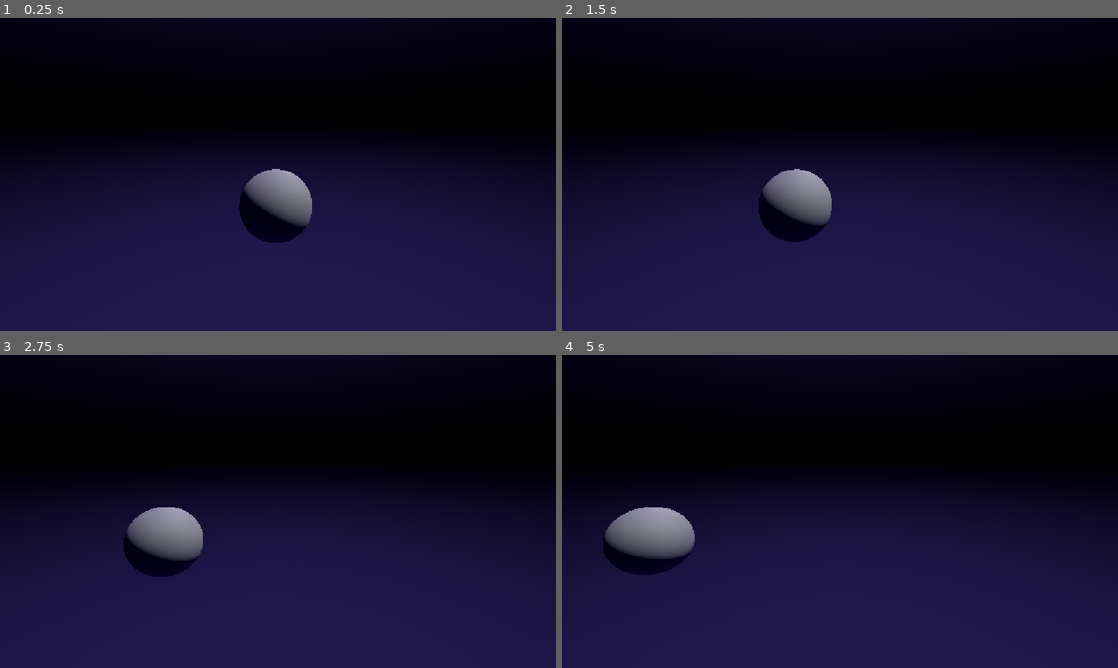
Above: before the commit, frames 1-4 (two rows, left to right).
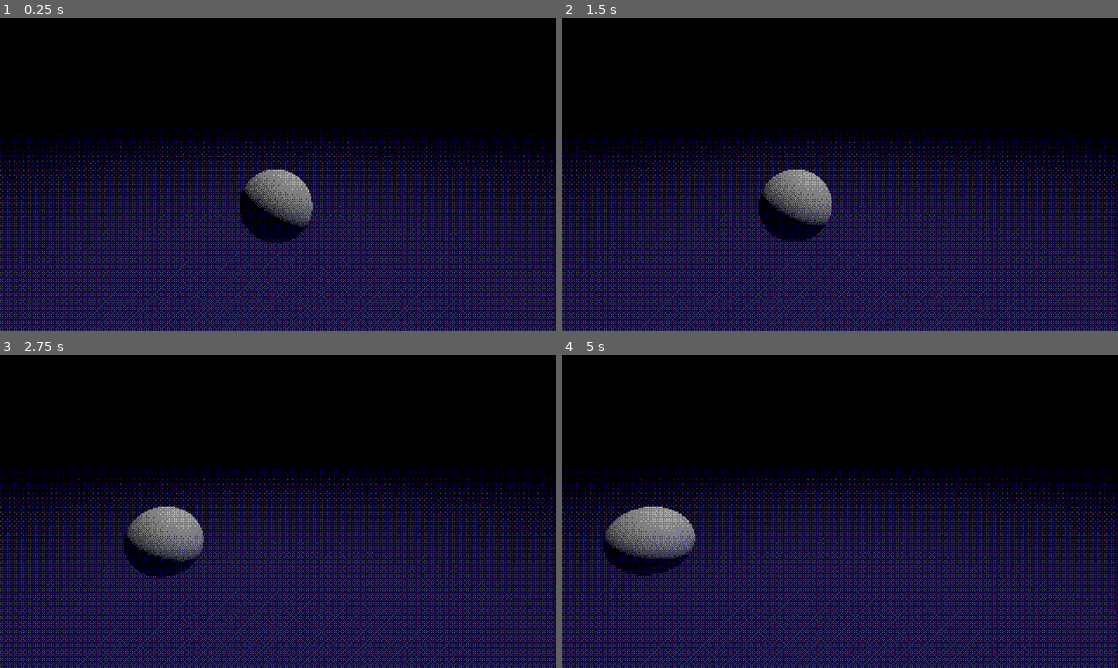
Above: after the commit, the same moments.

Repository: diejor/little-world-eater
Game: Godot game, scene res://scenes/main.tscn
Two runs of this game, one before a commit and one after it. Both use one fixed random seed, a clock stepped at 60 frames per second and the inputs below.
Inputs:
- Up to frame 1 (0.25 s): no input
- Up to frame 2 (1.5 s): no input
- Up to frame 3 (2.75 s): no input
- Up to frame 4 (5 s): no input

The runs differ from the first frame. In frame 1, 55% of the frame differs, in the area x 0-100%, y 0-100%; in frame 2, 55%; in frame 3, 56%; in frame 4, 56%.

Commit message:
ditheringgg

Diff:
--- a/project.godot
+++ b/project.godot
@@ -17,7 +17,11 @@
 
 [display]
 
-window/stretch/mode="canvas_items"
+window/size/viewport_width=480
+window/size/viewport_height=270
+window/size/window_width_override=1280
+window/size/window_height_override=720
+window/stretch/mode="viewport"
 window/stretch/aspect="expand"
 
 [editor_plugins]
--- a/scenes/main.tscn
+++ b/scenes/main.tscn
@@ -1,7 +1,9 @@
 [gd_scene format=3 uid="uid://o77fmum70w4b"]
 
+[ext_resource type="Shader" uid="uid://d3yg7r1gtoshf" path="res://shaders/dither.gdshader" id="1_dither"]
+
 [sub_resource type="ProceduralSkyMaterial" id="ProceduralSkyMaterial_o5qli"]
-sky_top_color = Color(0.13333334, 0.105882354, 0.29803923, 1)
+sky_top_color = Color(0, 0, 0, 1)
 sky_horizon_color = Color(0, 0, 0, 1)
 sky_curve = 0.47568676
 ground_bottom_color = Color(0.13333334, 0.105882354, 0.29803923, 1)
@@ -14,6 +16,17 @@
 [sub_resource type="Environment" id="Environment_0wfyh"]
 background_mode = 2
 sky = SubResource("Sky_o5qli")
+
+[sub_resource type="ShaderMaterial" id="ShaderMaterial_dither"]
+render_priority = 0
+shader = ExtResource("1_dither")
+shader_parameter/dither_repeat = 1.0
+shader_parameter/dither_strength = 1.0
+shader_parameter/color_levels = 4.0
+
+[sub_resource type="QuadMesh" id="QuadMesh_dither"]
+material = SubResource("ShaderMaterial_dither")
+size = Vector2(2, 2)
 
 [sub_resource type="Animation" id="Animation_sgp6g"]
 resource_name = "GLIDE"
@@ -67,6 +80,10 @@
 [node name="Camera3D" type="Camera3D" parent="." unique_id=1079991752]
 transform = Transform3D(0.7055845, -0.19223587, 0.6820527, 0, 0.9625005, 0.27127987, -0.70862573, -0.19141085, 0.67912555, 1.8547239, 1.179728, 1.8353326)
 
+[node name="PostProcessing" type="MeshInstance3D" parent="Camera3D" unique_id=1475329074]
+extra_cull_margin = 16000.0
+mesh = SubResource("QuadMesh_dither")
+
 [node name="AnimationPlayer" type="AnimationPlayer" parent="." unique_id=34647121]
 root_node = NodePath("../Camera3D")
 libraries/ = SubResource("AnimationLibrary_0wfyh")
--- /dev/null
+++ b/shaders/dither.gdshader
@@ -0,0 +1,27 @@
+shader_type spatial;
+render_mode unshaded, cull_disabled;
+
+uniform sampler2D screen_texture : source_color, hint_screen_texture, filter_nearest;
+uniform float dither_repeat = 1.0;
+uniform float dither_strength = 1.0;
+uniform float color_levels = 4.0;
+
+const float bayer[16] = float[](
+	0.0 / 16.0, 8.0 / 16.0, 2.0 / 16.0, 10.0 / 16.0,
+	12.0 / 16.0, 4.0 / 16.0, 14.0 / 16.0, 6.0 / 16.0,
+	3.0 / 16.0, 11.0 / 16.0, 1.0 / 16.0, 9.0 / 16.0,
+	15.0 / 16.0, 7.0 / 16.0, 13.0 / 16.0, 5.0 / 16.0
+);
+
+void vertex() {
+	POSITION = vec4(VERTEX.xy, 1.0, 1.0);
+}
+
+void fragment() {
+	vec3 color_in = texture(screen_texture, SCREEN_UV).rgb;
+	vec2 pixel_coord = SCREEN_UV * VIEWPORT_SIZE / dither_repeat;
+	int x = int(mod(pixel_coord.x, 4.0));
+	int y = int(mod(pixel_coord.y, 4.0));
+	vec3 dithered = floor(color_in * color_levels + bayer[y * 4 + x]) / color_levels;
+	ALBEDO = mix(color_in, dithered, dither_strength);
+}
Not shown, added: shaders/dither.gdshader.uid
